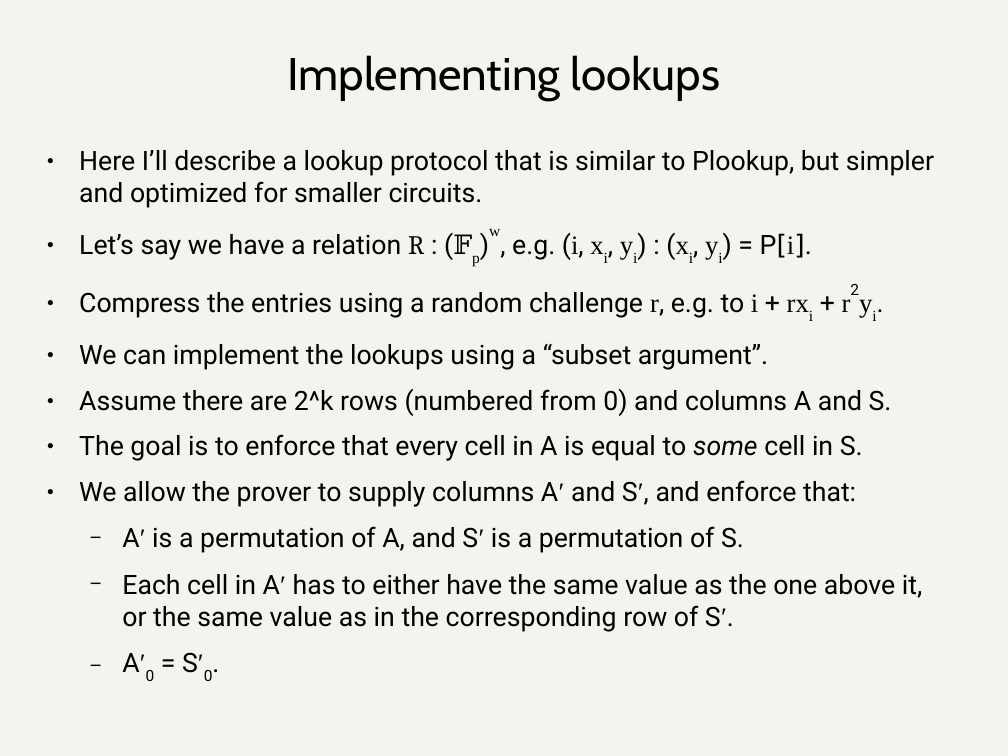
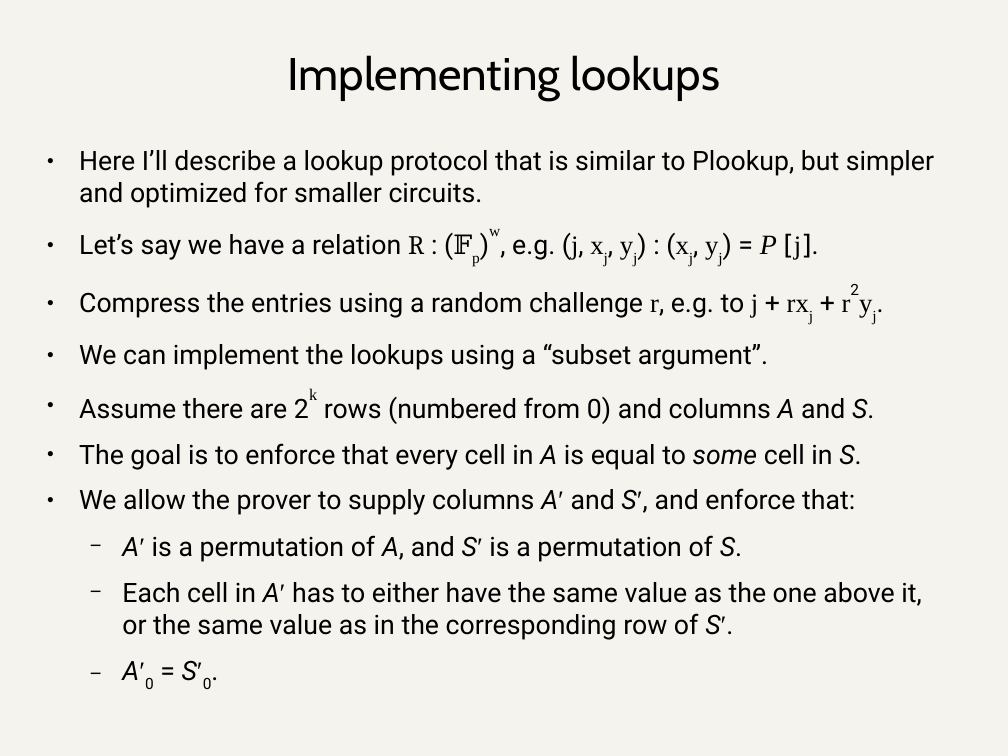
Before and after one commit to daira/halographs, a slide deck: slide 79 of deepdive.odp. Drawn at 1008x756 pixels with LibreOffice and Linux fonts; fonts in the diff are those of the drawing. Boxes give left, top, right and bottom in pixels: in the first picture for what was removed or moved away, otherwise in the second. Text is boxed around its words. In the diff, an @@ line names an element or a change of style, - is before the commit and + after.

```diff
--- a/deepdive.odp
+++ b/deepdive.odp
@@ text at (79,233,818,318): text changed @@
-● Let’s say we have a relation R : (𝔽p)w, e.g. (i, xi, yi) : (xi, yi) = P[i].
-● Compress the entries using a random challenge r, e.g. to i + rxi + r2yi.
+● Let’s say we have a relation R : (𝔽p)w, e.g. (j, xj, yj) : (xj, yj) = P [j].
+● Compress the entries using a random challenge r, e.g. to j + rxj + r2yj.
@@ text at (79,397,874,424): text changed @@
-● Assume there are 2^k rows (numbered from 0) and columns A and S.
+● Assume there are 2k rows (numbered from 0) and columns A and S.
@@ text at (79,443,921,681): italic on in "A S.", "A′ S′,", "A′ A, S′ S.", "A′ S′." and 1 more places @@
```
Also in this commit, not shown: 17 other slides changed, 1 other file.
